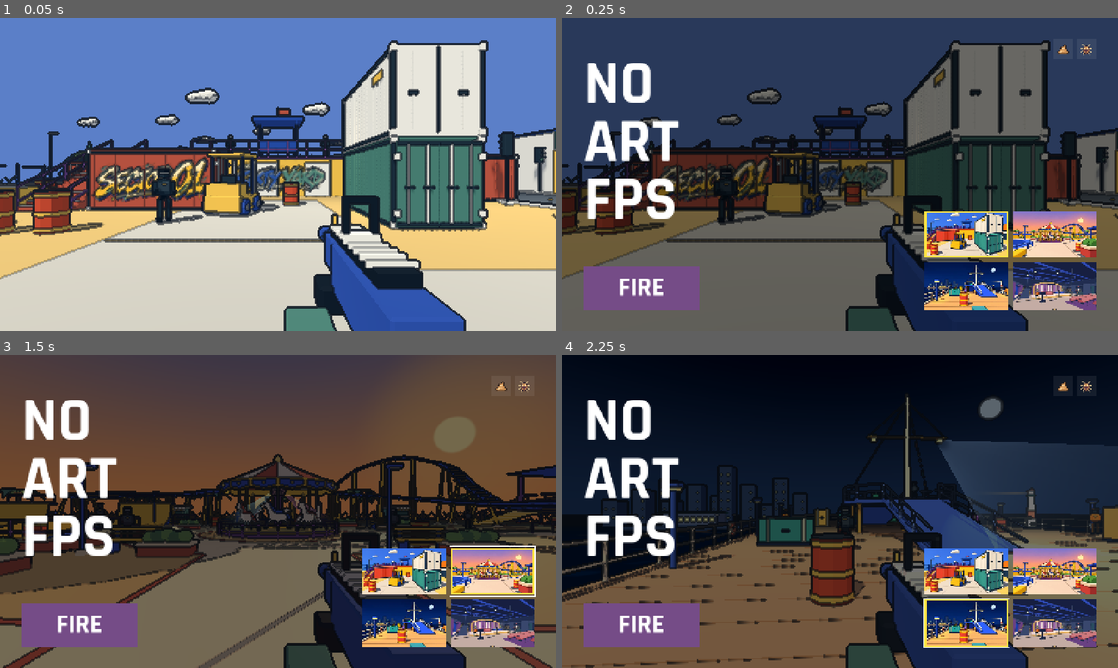
Above: before the commit, frames 1-4 (two rows, left to right).
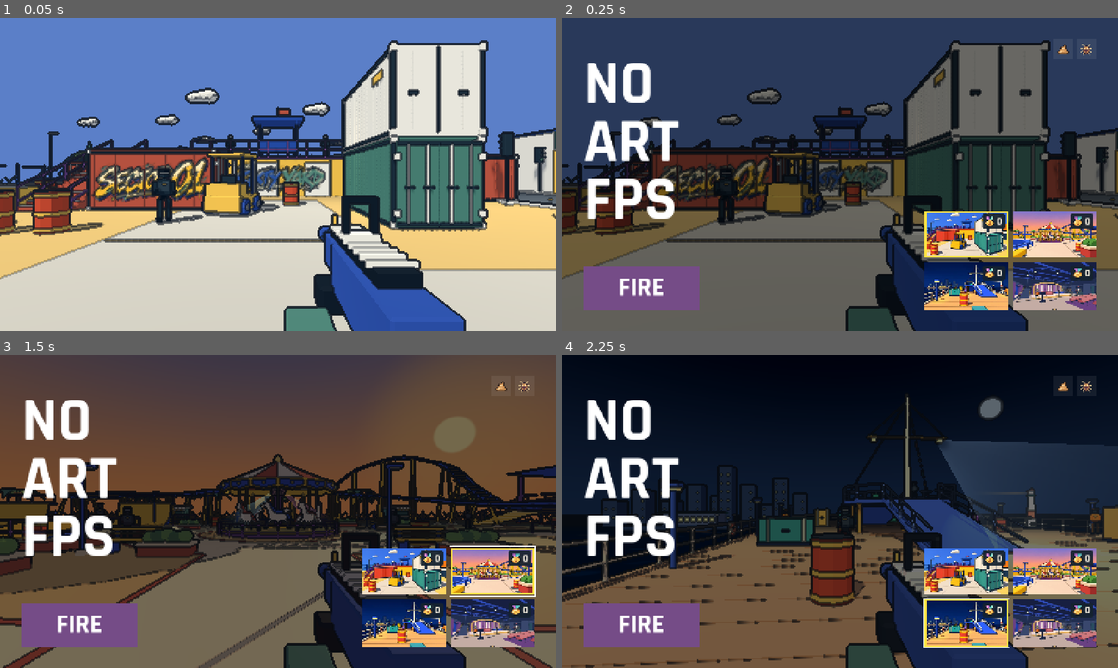
Above: after the commit, the same moments.

Repository: YicongCao/No-Art-FPS
Game: Godot game, scene res://scenes/main.tscn
Same seed, same stepped clock (60 frames per second), same inputs: the game is played once before the commit and once after it. Sound files missing from this copy of the repository are replaced by a short silence.
Inputs (mouse positions are in pixels of both pictures, inside the frame that each line leads up to):
- Up to frame 1 (0.05 s): no input
- Up to frame 2 (0.25 s): no input
- Up to frame 3 (1.5 s): click (405, 570) at 0.5 s; click (494, 570) at 1.25 s
- Up to frame 4 (2.25 s): click (967, 624) at 2 s

Frame 1 is identical in both runs. In frame 2, 0.7% of the frame differs, in the area x 75-96%, y 62-84%; in frame 3, 0.7%; in frame 4, 0.7%.

Commit message:
Add pause home and per-map high score medals

Diff:
--- /dev/null
+++ b/assets/ui/maps/best-medal.svg
@@ -0,0 +1,11 @@
+<svg xmlns="http://www.w3.org/2000/svg" width="28" height="28" viewBox="0 0 24 24" shape-rendering="crispEdges">
+  <path fill="#101924" d="M3 1h18v4h-1v3h-2v2h2v3h2v6h-2v2h-3v2H7v-2H4v-2H2v-6h2v-3h2V8H4V5H3z"/>
+  <path fill="#ad63c9" d="M4 2h7v3h1v5H8V8H6V5H4z"/>
+  <path fill="#50bfc2" d="M13 2h7v3h-2v3h-2v2h-4V5h1z"/>
+  <path fill="#f9a0d5" d="M6 2h2v4h1v2H7V6H6z"/>
+  <path fill="#b2f1d5" d="M17 2h2v4h-1v2h-2V6h1z"/>
+  <path fill="#d48337" d="M7 9h10v2h3v3h1v4h-2v2h-3v2H8v-2H5v-2H3v-4h1v-3h3z"/>
+  <path fill="#ffcb59" d="M8 10h8v2h3v2h1v3h-2v2h-3v2H9v-2H6v-2H4v-3h1v-2h3z"/>
+  <path fill="#fff0ae" d="M8 10h8v2H8v2H6v3H4v-3h1v-2h3z"/>
+  <path fill="#b66631" d="M11 13h3v5h1v1H9v-1h2v-3h-1v-1h1z"/>
+</svg>
--- /dev/null
+++ b/assets/ui/settings/home.svg
@@ -0,0 +1,3 @@
+<svg xmlns="http://www.w3.org/2000/svg" width="32" height="32" viewBox="0 0 24 24" fill="none" stroke="#fff8e8" stroke-width="1.9" stroke-linecap="round" stroke-linejoin="round">
+  <path d="m3 11 9-7.5 9 7.5m-2-1.5V20h-5v-5h-4v5H5V9.5"/>
+</svg>
--- a/data/ui_text.csv
+++ b/data/ui_text.csv
@@ -1,5 +1,6 @@
 keys,zh
 Map loading progress,地图加载进度
+Best kills %d,最高击杀 %d
 Container Yard,集装箱货场
 Sunset Park,夕阳游乐园
 Last Ferry,末班渡轮
@@ -22,6 +23,7 @@
 GYRO AIM,体感瞄准
 RESUME,继续游戏
 RESTART,重新开始
+HOME,返回首页
 LOW,减少
 FULL,完整
 ON,开启
--- a/scripts/game.gd
+++ b/scripts/game.gd
@@ -273,9 +273,19 @@
 	if session.session_id==DefaultSession.session_id:return "score"
 	return "score_%s_v%d"%[session.session_id,session.layout_version]
 
+func map_best_score(map_id: String) -> int:
+	if map_id==DefaultSession.session_id:return achievements.scores.get("score",0)
+	var prefix = "score_%s_v"%map_id
+	var record = 0
+	for key in achievements.scores:
+		if key.begins_with(prefix) and key.substr(prefix.length()).is_valid_int():
+			record = maxi(record,achievements.scores[key])
+	return record
+
 func load_session_record(cfg: ConfigFile) -> void:
 	var key = score_record_key()
-	best = maxi(int(cfg.get_value(key,"best",0)),achievements.scores.get(key,0))
+	achievements.merge_score(key,cfg.get_value(key,"best",0))
+	best = achievements.scores.get(key,0)
 	best_mission = float(cfg.get_value(mission_record_key(),"fastest",0.0))
 
 static func system_language(locale: String) -> String:
@@ -431,16 +441,16 @@
 	return image
 
 func save_record() -> void:
+	var key = score_record_key()
+	if not rules.mission and best>achievements.scores.get(key,0):
+		achievements.merge_score(key,best)
+		if OS.has_feature("web"):queue_progress_save()
 	if qa_mode:return
 	var cfg = ConfigFile.new()
 	cfg.load("user://record.cfg")
 	if rules.mission:cfg.set_value(mission_record_key(),"fastest",best_mission)
 	else:
-		var key = score_record_key()
 		cfg.set_value(key,"best",maxi(best,int(cfg.get_value(key,"best",0))))
-		if best>achievements.scores.get(key,0):
-			achievements.merge_score(key,best)
-			if OS.has_feature("web"):queue_progress_save()
 	cfg.set_value("settings","sensitivity",player.sensitivity)
 	cfg.set_value("settings","reduced_motion",reduced_motion)
 	cfg.set_value("settings","music_volume",music_volume)
@@ -936,7 +946,8 @@
 			player.enabled = state == "RUNNING" and rules.active and respawn_time<=0
 			capture_pointer()
 		"menu":
-			if state != "RESULTS":return
+			if state not in ["RESULTS","PAUSED"]:return
+			rules.active = false
 			state = "TITLE"
 			clear_round()
 			player.set_weapon_style("")
--- a/scripts/hud.gd
+++ b/scripts/hud.gd
@@ -26,7 +26,9 @@
 const GYRO_ICON = preload("res://assets/ui/settings/gyro.svg")
 const RESUME_ICON = preload("res://assets/ui/settings/resume.svg")
 const RESTART_ICON = preload("res://assets/ui/settings/restart.svg")
+const PAUSE_HOME_ICON = preload("res://assets/ui/settings/home.svg")
 const SLIDER_GRIP = preload("res://assets/ui/settings/grip.svg")
+const MEDAL_ICON = preload("res://assets/ui/maps/best-medal.svg")
 var game: Node
 var touch_inset_available = false
 var font: Font
@@ -441,10 +443,11 @@
 	return button
 
 func map_button(node_name: String, map_name: String, action: String, thumbnail: Texture2D,
-		rect: Rect2, selected: bool) -> Button:
+		rect: Rect2, selected: bool, best_kills: int) -> Button:
 	var card = Button.new()
 	card.name = node_name
 	card.accessibility_name = map_name
+	card.accessibility_description = tr("Best kills %d")%best_kills
 	card.position = rect.position
 	card.size = rect.size
 	card.disabled = game.switching_session
@@ -471,7 +474,39 @@
 		outline.set_anchors_and_offsets_preset(Control.PRESET_FULL_RECT)
 	card.pressed.connect(func():game.menu_action(action))
 	menu.add_child(card)
+	map_record(card,best_kills)
 	return card
+
+func map_record(card: Button, best_kills: int) -> void:
+	var record = PanelContainer.new()
+	record.name = "Record"
+	record.mouse_filter = Control.MOUSE_FILTER_IGNORE
+	var backing = StyleBoxFlat.new()
+	backing.bg_color = Color("15222eee")
+	backing.set_corner_radius_all(5)
+	backing.content_margin_left = 5
+	backing.content_margin_right = 8
+	record.add_theme_stylebox_override("panel",backing)
+	card.add_child(record)
+	var row = HBoxContainer.new()
+	row.mouse_filter = Control.MOUSE_FILTER_IGNORE
+	row.add_theme_constant_override("separation",4)
+	record.add_child(row)
+	var medal = TextureRect.new()
+	medal.texture = MEDAL_ICON
+	medal.texture_filter = CanvasItem.TEXTURE_FILTER_NEAREST
+	medal.stretch_mode = TextureRect.STRETCH_KEEP_ASPECT_CENTERED
+	medal.mouse_filter = Control.MOUSE_FILTER_IGNORE
+	row.add_child(medal)
+	var score = Label.new()
+	score.name = "Score"
+	score.text = str(best_kills)
+	score.add_theme_font_size_override("font_size",26)
+	score.add_theme_color_override("font_color",WHITE)
+	score.mouse_filter = Control.MOUSE_FILTER_IGNORE
+	row.add_child(score)
+	record.reset_size()
+	record.position = Vector2(card.size.x-record.size.x-8,8)
 
 func sync_comedy_buttons() -> void:
 	for action in comedy_buttons:
@@ -687,7 +722,7 @@
 			var item: Array = maps[i]
 			var position = corner+Vector2((i%2)*(width+gap),floori(i*.5)*(height+gap))
 			tab_order.append(map_button(item[0],item[1],item[2],item[3],Rect2(position,Vector2(width,height)),
-				game.title_session_id==item[4]))
+				game.title_session_id==item[4],game.map_best_score(item[4])))
 		if not OS.has_feature("web"):
 			var modes = [["comedy",tr("Poop Mode"),COMEDY_ICON,Color("62412f")],
 				["roach",tr("Cockroach Mode"),ROACH_ICON,Color("533c65")]]
@@ -761,8 +796,18 @@
 		var language = pause_button(tr("Language · English"),Rect2(card.end.x-238,card.position.y+17,214,44),"language",false,"")
 		language.add_theme_font_size_override("font_size",21)
 		var footer = card.position+Vector2(24,card.size.y-76)
-		pause_button(tr("RESUME"),Rect2(footer,Vector2(230,52)),"resume",true,"Esc",RESUME_ICON)
-		pause_button(tr("RESTART"),Rect2(footer+Vector2(242,0),Vector2(230,52)),"retry",false,tr("Enter"),RESTART_ICON)
+		var button_size = Vector2((card.size.x-68)/3,52)
+		var step = Vector2(button_size.x+10,0)
+		var actions = [
+			[tr("RESUME"),"resume","Esc",RESUME_ICON],
+			[tr("RESTART"),"retry",tr("Enter"),RESTART_ICON],
+			[tr("HOME"),"menu","",PAUSE_HOME_ICON],
+		]
+		for i in range(actions.size()):
+			var item: Array = actions[i]
+			var button = pause_button(item[0],Rect2(footer+step*i,button_size),item[1],i==0,item[2],item[3])
+			button.add_theme_font_size_override("font_size",21)
+			button.size = button_size
 
 func pause_card() -> Rect2:
 	var extent = Vector2(520,492 if game.touch_mode else 364)
--- a/tests/map_selector_check.gd
+++ b/tests/map_selector_check.gd
@@ -17,6 +17,7 @@
 		if game.title_frame_ready:break
 	game.qa_mode = true
 	game.achievements.scores.clear()
+	game.hud.rebuild_menu()
 	assert(game.title_frame_ready and game.nav_ready and game.session==YardSession)
 	assert(game.hud.fire_button.text=="FIRE")
 	assert(game.hud.menu.get_children().filter(func(node):return node is Button).size()==7)
@@ -33,6 +34,12 @@
 	assert(yard_rect.position.y==park_rect.position.y and ferry_rect.position.y==last_card.position.y)
 	assert(yard_rect.end.x<park_rect.position.x and yard_rect.end.y<ferry_rect.position.y)
 	assert(is_equal_approx(fire.end.y,last_card.end.y),"FIRE and the last map share a baseline")
+	assert_card_records([0,0,0,0])
+	game.achievements.merge({"scores":{"score":13,"score_amusement_park_v1":7,
+		"score_last_ferry_v1":5,"score_night_studio_v1":9,"score_night_studio_v2":123}})
+	game.hud.rebuild_menu()
+	assert_card_records([13,7,5,123])
+	if DisplayServer.get_name()!="headless":await capture("map-medals-title")
 	var old_frame = game.hud.title_frame
 	var park_card = game.hud.menu.get_node("MapPark")
 	assert(park_card.text.is_empty() and not park_card.accessibility_name.is_empty())
@@ -122,17 +129,58 @@
 
 	game.start_run()
 	game.begin_running()
+	game.rules.kills = 17
 	game.finish_run()
 	game.menu_action("menu")
 	assert(game.state=="TITLE" and game.session==ParkSession)
+	game.hud.rebuild_menu()
 	assert(game.hud.menu.get_node("MapPark/Selected"))
-	print("MAP_SELECTOR_PASS: immediate highlight, staged FIRE progress, navigation lockout, cached preview, focus, rollback, records and title return")
+	assert_card_records([13,17,5,123])
+	game.start_run()
+	game.begin_running()
+	game.rules.kills = 99
+	game.pause_run()
+	game.set_physics_process(false)
+	game.touch_mode = true
+	root.content_scale_size = Vector2i(960,540)
+	root.size = Vector2i(844,390)
+	await process_frame
+	game.hud.rebuild_menu()
+	if DisplayServer.get_name()!="headless":await capture("pause-home-touch")
+	var home = game.hud.menu.get_node("menu")
+	assert(home.text==game.hud.tr("HOME"))
+	assert(home.get_rect().position.x>game.hud.menu.get_node("retry").get_rect().end.x)
+	assert(game.hud.get_rect().encloses(home.get_rect()))
+	click(home.get_global_rect().get_center())
+	assert(game.state=="TITLE" and game.session==ParkSession)
+	assert(not game.rules.active and not game.player.enabled)
+	assert(game.enemies.get_child_count()==0 and game.effects.get_child_count()==0)
+	game.hud.rebuild_menu()
+	assert_card_records([13,17,5,123])
+	print("MAP_SELECTOR_PASS: staged selection, focus, rollback, individual records and return home from results or pause")
 	await process_frame
 	await process_frame
 	if DisplayServer.get_name()=="headless":
 		var audio_deadline = Time.get_ticks_msec()+450
 		while Time.get_ticks_msec()<audio_deadline:await process_frame
 	quit()
+
+func assert_card_records(expected: Array) -> void:
+	var names = ["MapYard","MapPark","MapFerry","MapStudio"]
+	for i in range(names.size()):
+		var card = game.hud.menu.get_node(names[i])
+		var panel = card.get_node("Record")
+		assert(panel.find_child("Score",true,false).text==str(expected[i]))
+		assert(panel.mouse_filter==Control.MOUSE_FILTER_IGNORE)
+		assert(panel.position.x>0 and panel.get_rect().end.x<card.size.x)
+
+func click(center: Vector2) -> void:
+	for pressed in [true,false]:
+		var event = InputEventMouseButton.new()
+		event.position = center
+		event.button_index = MOUSE_BUTTON_LEFT
+		event.pressed = pressed
+		root.push_input(event,true)
 
 func wait_for_switch() -> Array[float]:
 	var stages: Array[float] = []
Not shown, added: assets/ui/maps/best-medal.svg.import
Not shown, added: assets/ui/settings/home.svg.import
Binary file changed: data/ui_text.zh.translation
